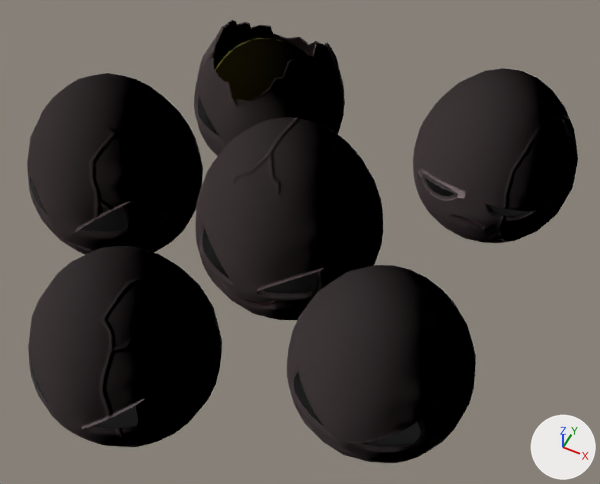
The glTF model public/models/Exeggcute.glb: old version first, new version second.
Camera for both pictures: a 50 mm camera at (0.465, -0.895, 1.241) aimed at (0.028, -0.021, 0.149). Every picture has the same lights, and +X, +Y and +Z are marked at lower right. The older version comes first. Where no turn or scale is listed for an object, it has been applied to the vertices. Vertices at exactly the same position are counted once.

Before the edit, the objects in view are built like this:
```python
ob_pm0102_00_00_body_mesh_shape = bpy.data.objects.new('pm0102_00_00_body_mesh_shape', me_pm0102_00_00_body_mesh_shape_mesh)
ob_pm0102_00_00_body_mesh_shape.location = (0.0, 0.0, 0.0)
ob_pm0102_00_00_eye_mesh_shape = bpy.data.objects.new('pm0102_00_00_eye_mesh_shape', me_pm0102_00_00_eye_mesh_shape_mesh)
ob_pm0102_00_00_eye_mesh_shape.location = (0.0, 0.0, 0.0)
```
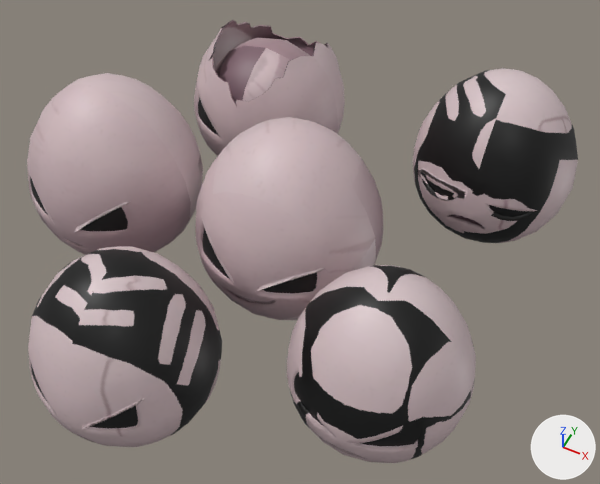
Location of each change, (x1, y1, x2, y2) in pixels of the pictures (600 x 484 px):
'pm0102_00_00_body_mesh_shape', surface changed, recoloured (black to grey)
    both: (27, 20, 578, 463)
part 1 of me_pm0102_00_00_body_mesh_shape_mesh, recoloured (black to grey)
    both: (27, 20, 383, 320)

The change, as a list of edits to the scene's bpy script:
```text
Add img_bake_0f4aaada387644d594ea37eed62dc9ed:
    img_bake_0f4aaada387644d594ea37eed62dc9ed = load_image('BAKE_0f4aaada387644d594ea37eed62dc9ed', '_unpacked/BAKE_0f4aaada387644d594ea37eed62dc9ed', 1024, 1024, 'sRGB')
Change mat_body_b:
    remove # nodes: BsdfPrincipled, Math x2, Mix, NormalMap, OutputMaterial, SeparateColor, TexImage x3, VertexColor
    remove # uses the picture img_pm0102_00_00_body_b_alb
    remove # uses the picture img_pm0102_00_00_body_b_nrm
    remove # uses the picture img_pm0102_00_00_body_b_rgn
    nodes: BsdfPrincipled, Mix, OutputMaterial, TexImage, VertexColor
    uses the picture img_bake_0f4aaada387644d594ea37eed62dc9ed
Change me_pm0102_00_00_body_mesh_shape_mesh:
    where me_pm0102_00_00_body_mesh_shape_mesh.from_pydata(...)  # 3037 vertices, 5666 faces; spans x -0.512..0.423, y -0.496..0.476, z 0.0..0.375
    used by ob_pm0102_00_00_body_mesh_shape; location = (0.0, 0.0, 0.0)
    me_pm0102_00_00_body_mesh_shape_mesh part 1: all 2990 faces that had it switch from mat_body_a to mat_body_b
```
